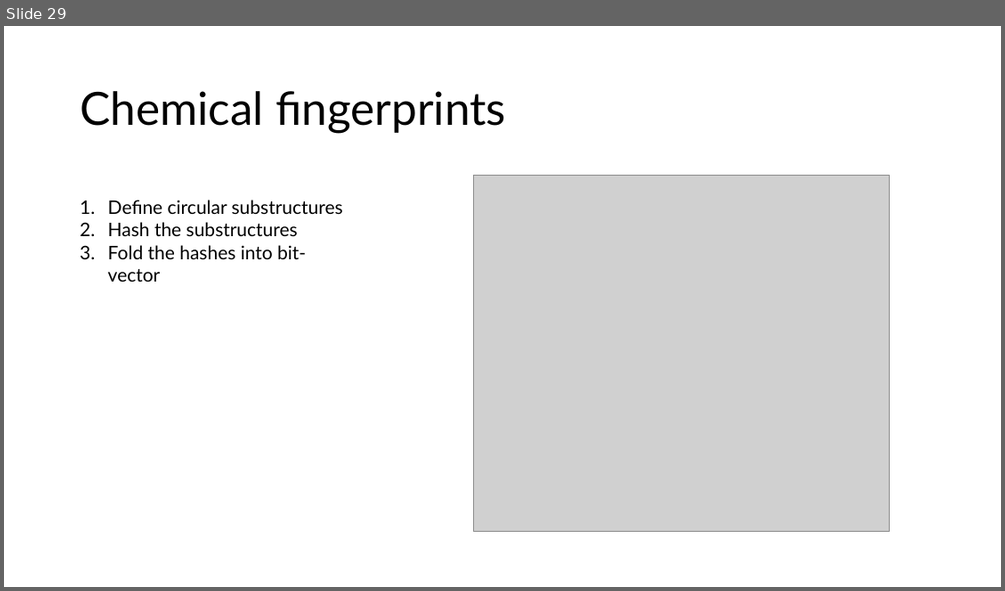
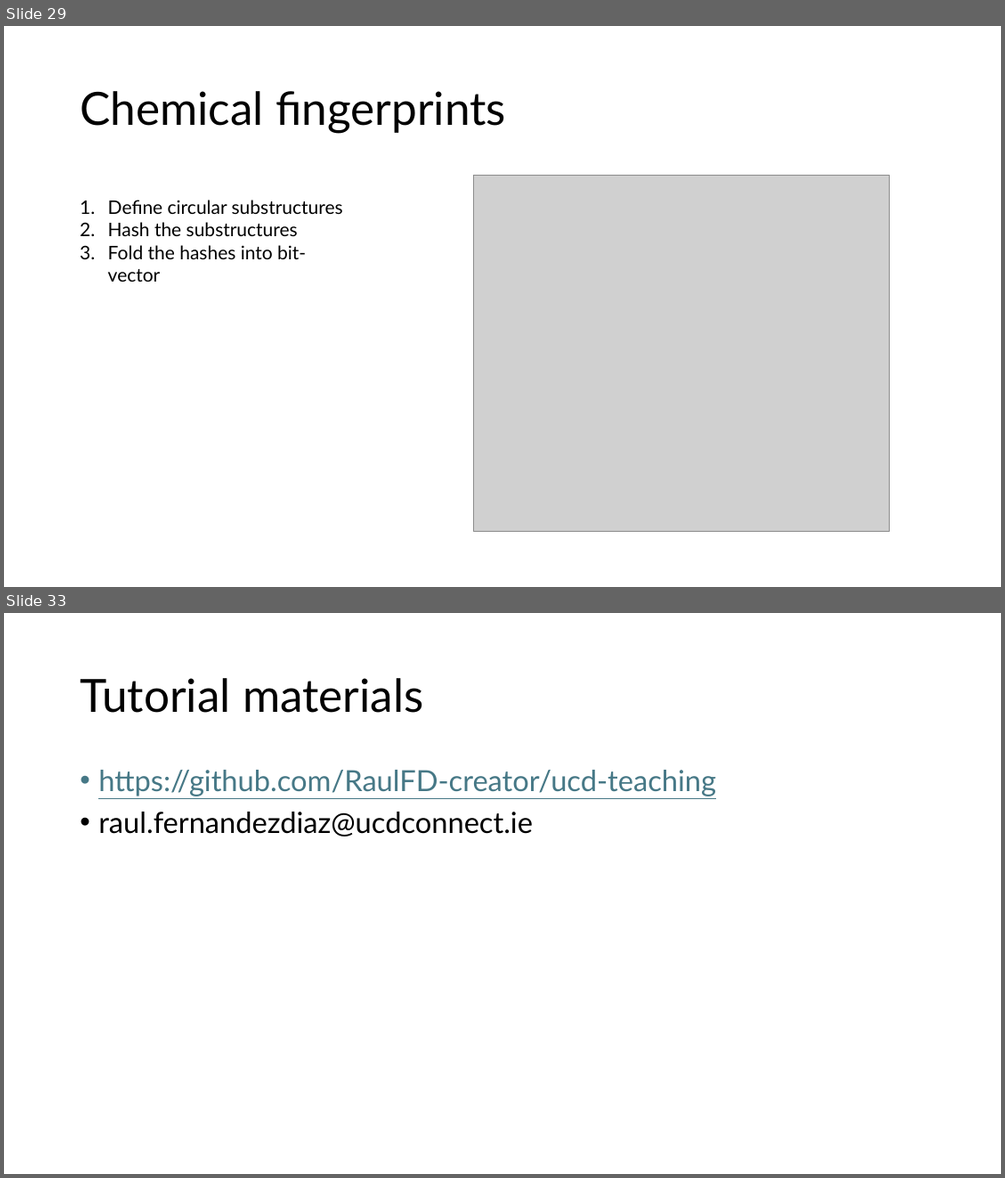
Before and after one commit to RaulFD-creator/ucd-teaching, a slide deck: Lectures/UCD-MScAI-Lecture-1.pptx. Shown one above the other, each under a label of ours: slide 29 before the commit, slides 29 and 33 after it; the slides between them are not shown. The pictures are 1005x591 and 1005x1178 pixels, drawn with LibreOffice and Linux fonts; fonts in the diff are those of the drawing; grey boxes stand for pictures. Boxes give left, top, right and bottom in pixels: in the first picture for what was removed or moved away, otherwise in the second. Text is boxed around its words. In the diff, an @@ line names an element or a change of style, - is before the commit and + after.

```diff
--- a/Lectures/UCD-MScAI-Lecture-1.pptx
+++ b/Lectures/UCD-MScAI-Lecture-1.pptx
@@ slide 33 added at (x1=4, y1=613, x2=1001, y2=1174), background #FFFFFF @@
@@ title added at (x1=80, y1=678, x2=424, y2=713), 44 pt, text #000000 @@
+Tutorial materials
@@ text added at (x1=98, y1=770, x2=716, y2=836), 28 pt, text #467886, underline @@
+• https://github.com/RaulFD-creator/ucd-teaching
+• raul.fernandezdiaz@ucdconnect.ie
```
Also in this commit, not shown: 2 slides changed, 2 other slides added, 2 other files.
